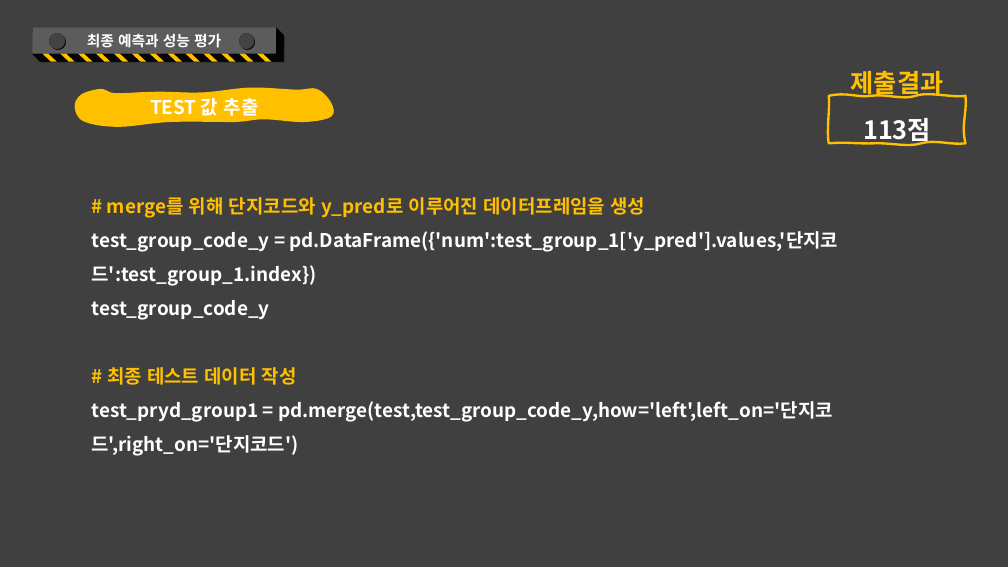
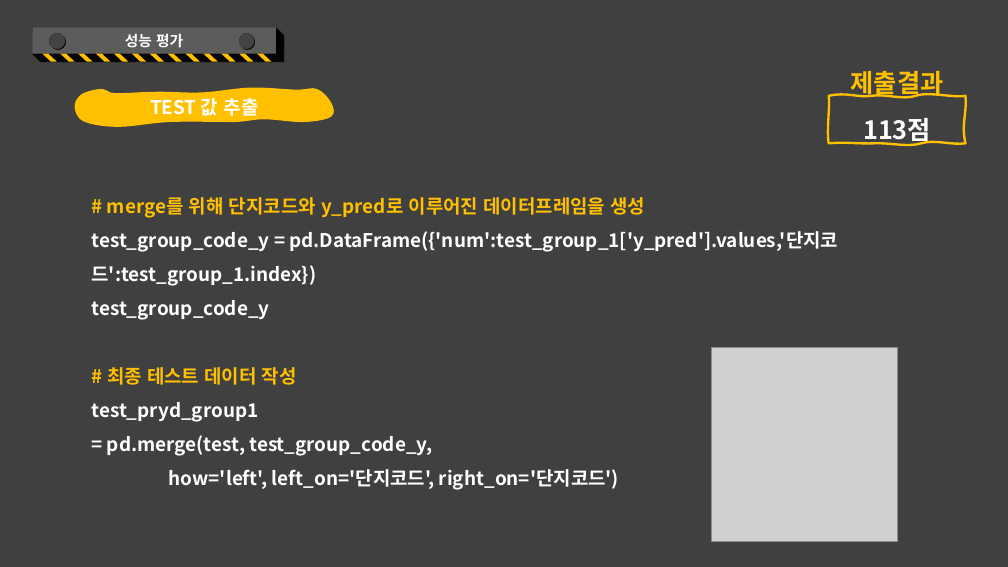
Before and after one commit to kkkkyoung/parking_project, a slide deck: slide 53 of PlayDate_2nd_project.pptx (slide 48 before the commit). Drawn at 1008x567 pixels with LibreOffice and Linux fonts; fonts in the diff are those of the drawing; grey boxes stand for pictures. Boxes give left, top, right and bottom in pixels: in the first picture for what was removed or moved away, otherwise in the second. Text is boxed around its words. In the diff, an @@ line names an element or a change of style, - is before the commit and + after.

```diff
--- a/PlayDate_2nd_project.pptx
+++ b/PlayDate_2nd_project.pptx
@@ text in rectangle at [125, 33, 183, 48]: text changed @@
-최종 예측과 성능 평가
+성능 평가
@@ picture added at [712, 348, 898, 541] @@
@@ text at [92, 402, 619, 490]: text changed @@
-test_pryd_group1 = pd.merge(test,test_group_code_y,how='left',left_on='단지코드',right_on='단지코드')
+test_pryd_group1
+= pd.merge(test, test_group_code_y,
+how='left', left_on='단지코드', right_on='단지코드')
```
Also in this commit, not shown: 23 other slides changed, 8 slides added, 1 slide removed.
